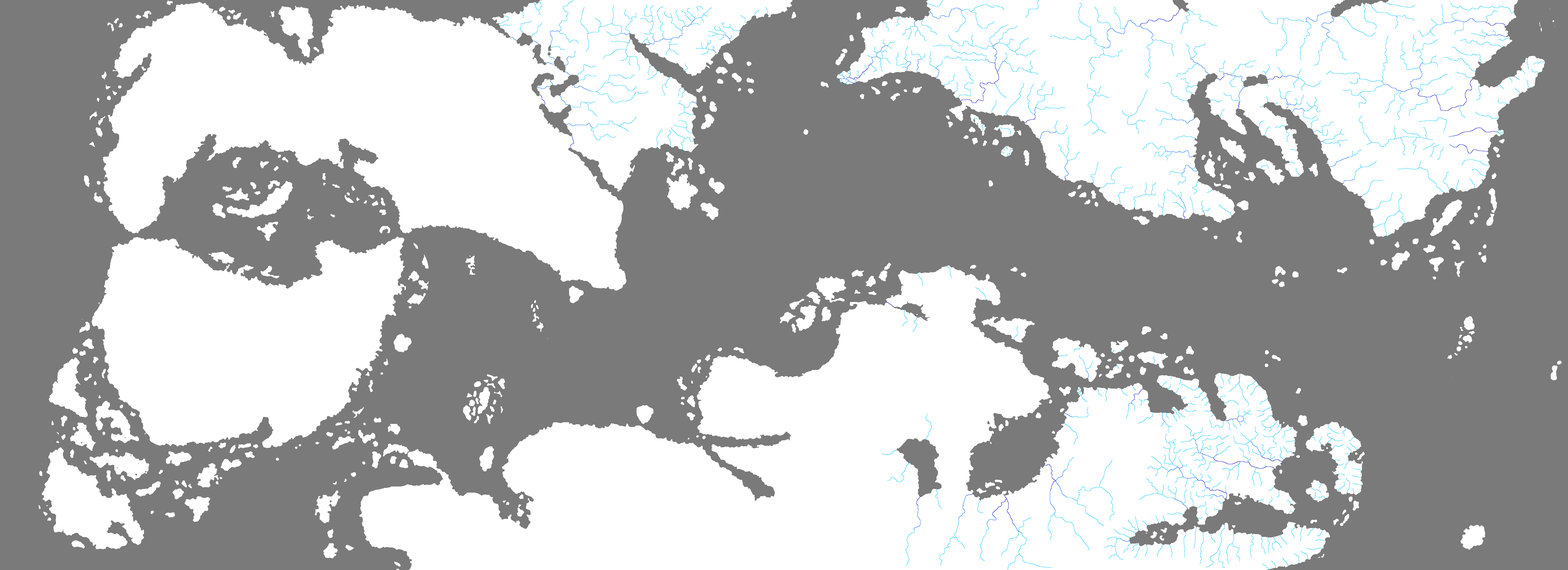
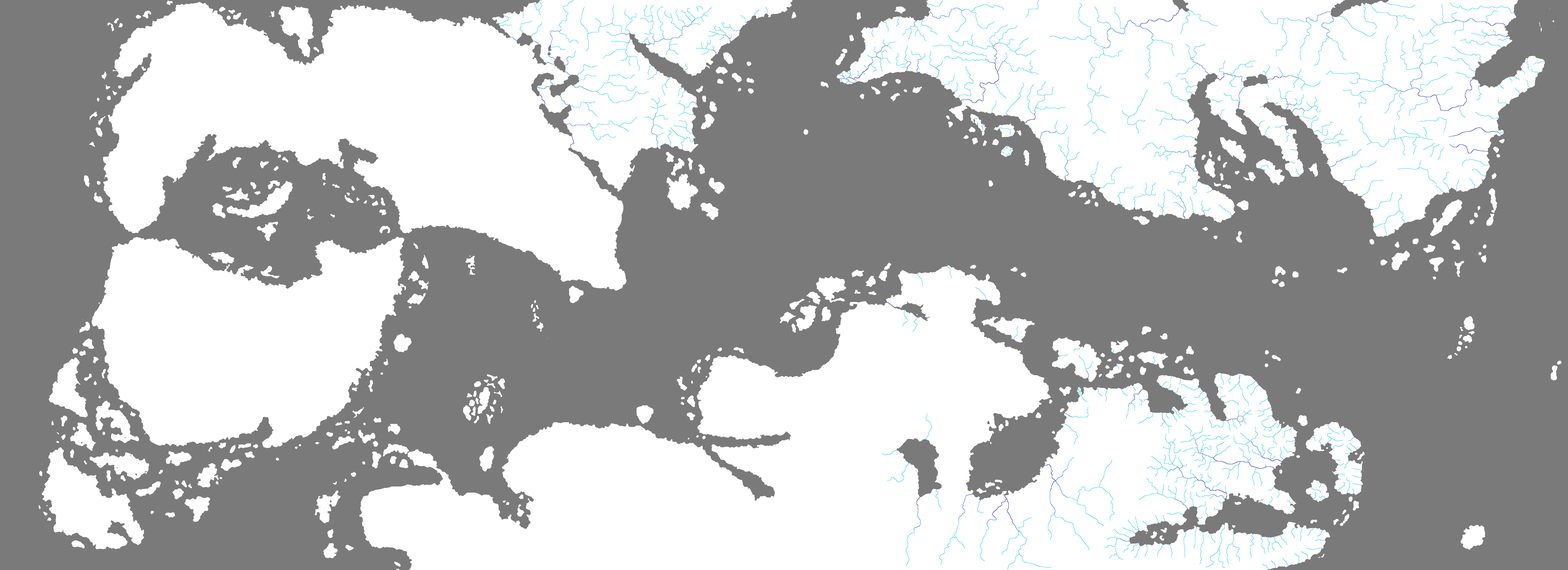
Two versions of the same layered image (1568 x 570). Layer-by-layer changes:
painted on "Rivers copy" over (643, 97, 669, 148)
